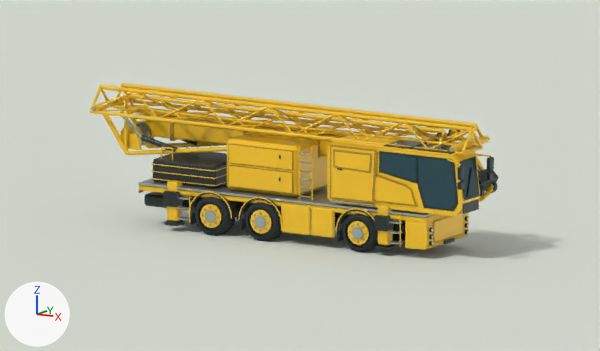
One commit to the Blender file models/cityboy.blend: the scene before it, then after it.
The view is the same before and after, from the file's camera 'Studio_camera'. Every picture has the same lights, and +X, +Y and +Z are marked at lower left. The picture after the commit comes second.

In view in the first picture: 'CityBoy_Transport/dark', 'CityBoy_Transport/edge', 'CityBoy_Transport/glass', 'CityBoy_Transport/paint', 'CityBoy_Transport/rubber', 'CityBoy_Transport/steel', 'Studio_floor' and 2 more.
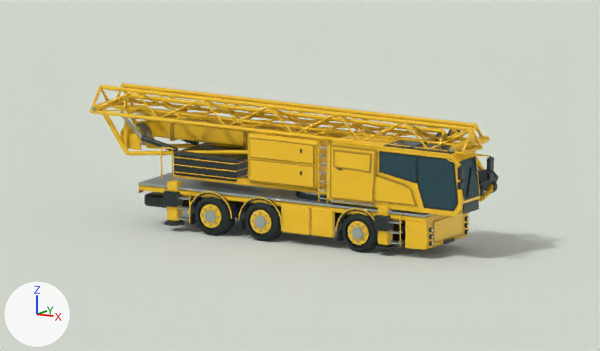
Edits to the bpy script that builds the scene:
```text
Change me_cityboy_transport_dark:
    used by ob_cityboy_transport_dark; parent = ob_cityboy_transport; location = (0.0, 0.0, 0.0)
    remove me_cityboy_transport_dark.from_pydata(...)  # 2854 vertices, 1316 faces; spans x -5.79..6.46, y -1.61..1.39, z 0.34..3.74
    add me_cityboy_transport_dark.from_pydata(...)  # 2926 vertices, 1394 faces; spans x -5.79..6.46, y -1.61..1.39, z 0.34..3.74
    me_cityboy_transport_dark part 1: the loose piece of 64 vertices spanning x 2.71..4.39, y -0.84..0.84, z 1.5..1.72 is scaled about its middle by (1.12, 1.12, 0.727), then moved by (-2.6, 0.0, -0.02)
    me_cityboy_transport_dark part 2: the loose piece of 24 vertices spanning x -4.49..-2.35, y -0.95..0.95, z 1.52..2.2 is moved by (0.72, 0.0, 0.28)
    other edits to the shape of me_cityboy_transport_dark do not show in these pictures
Change me_cityboy_transport_paint:
    used by ob_cityboy_transport_paint; parent = ob_cityboy_transport; location = (0.0, 0.0, 0.0)
    remove me_cityboy_transport_paint.from_pydata(...)  # 9116 vertices, 3370 faces; spans x -6.64..6.41, y -1.5..1.31, z 0.41..4.12
    add me_cityboy_transport_paint.from_pydata(...)  # 9268 vertices, 3420 faces; spans x -6.64..6.41, y -1.5..1.31, z 0.41..4.12
    me_cityboy_transport_paint part 3: the loose piece of 24 vertices spanning x -1.96..0.52, y -1.01..1.01, z 1.55..3.07 is moved by (0.72, 0.0, 0.25)
    me_cityboy_transport_paint part 4: the loose piece of 24 vertices spanning x -1.79..0.35, y -1.06..-1.03, z 2.38..2.91 is moved by (0.72, 0.0, 0.25)
    me_cityboy_transport_paint part 5: the loose piece of 24 vertices spanning x -1.79..0.35, y -1.06..-1.03, z 1.68..2.28 is moved by (0.72, 0.0, 0.25)
    me_cityboy_transport_paint part 6: the loose piece of 16 vertices spanning x 1.03..1.08, y -1.1..-1.05, z 1.52..3.13 is scaled about its middle by (1, 1, 1.16), then moved by (0.23, 0.0, 0.12)
    me_cityboy_transport_paint part 7: the loose piece of 16 vertices spanning x 0.61..0.65, y -1.1..-1.05, z 1.52..3.13 is scaled about its middle by (1, 1, 1.16), then moved by (0.95, 0.0, 0.12)
    me_cityboy_transport_paint part 8: the loose piece of 8 vertices spanning x -4.51..-2.34, y -0.98..0.98, z 1.83..1.85 is moved by (0.72, 0.0, 0.06)
    me_cityboy_transport_paint part 9: the loose piece of 8 vertices spanning x -4.51..-2.34, y -0.98..0.98, z 2.05..2.07 is moved by (0.72, 0.0, 0.06)
    me_cityboy_transport_paint part 10: the loose piece of 8 vertices spanning x -4.51..-2.34, y -0.98..0.98, z 1.61..1.63 is moved by (0.72, 0.0, 0.72)
    me_cityboy_transport_paint part 11: 16 vertices moved from x -2.08..-2.06, y -0.68..0.68, z 2.63..2.75 to x -1.17..-1.15, y -0.68..0.68, z 2.63..2.75
    me_cityboy_transport_paint part 12: 24 vertices added at x -3.8..3.97, y -0.87..0.87, z 1.72..2.03
    other edits to the shape of me_cityboy_transport_paint do not show in these pictures
Change me_cityboy_transport_edge:
    where me_cityboy_transport_edge.from_pydata(...)  # 272 vertices, 274 faces; spans x -4.56..5.07, y -1.25..1.04, z 0.62..3.3
    used by ob_cityboy_transport_edge; parent = ob_cityboy_transport; location = (0.0, 0.0, 0.0)
    me_cityboy_transport_edge part 13: the loose piece of 24 vertices spanning x -1.83..0.39, y -1.04..-1.01, z 2.36..2.94 is moved by (0.72, 0.0, 0.25)
    me_cityboy_transport_edge part 14: the loose piece of 24 vertices spanning x -1.83..0.39, y -1.04..-1.01, z 1.65..2.31 is moved by (0.72, 0.0, 0.25)
```

Pixel boxes [x1, y1, x2, y2] of what changed, in the pictures (600 x 351 px; the box of a moved part takes in the faces that stretch with it):
part 1 of me_cityboy_transport_dark, moved or reshaped (not visible before): after [296, 191, 330, 201]
part 2 of me_cityboy_transport_dark, moved or reshaped: before [153, 152, 227, 189]; after [174, 143, 248, 182]
part 3 of me_cityboy_transport_paint, moved or reshaped: before [227, 132, 327, 197]; after [248, 123, 350, 191]
part 4 of me_cityboy_transport_paint, moved or reshaped: before [229, 145, 292, 170]; after [250, 139, 313, 164]
part 5 of me_cityboy_transport_paint, moved or reshaped: before [229, 166, 292, 193]; after [250, 160, 313, 187]
part 6 of me_cityboy_transport_paint, moved or reshaped: before [311, 147, 313, 201]; after [318, 140, 320, 202]
part 7 of me_cityboy_transport_paint, moved or reshaped (not visible afterwards): before [299, 146, 300, 200]
part 8 of me_cityboy_transport_paint, moved or reshaped: before [151, 170, 227, 179]; after [172, 171, 248, 179]
part 9 of me_cityboy_transport_paint, moved or reshaped: before [151, 163, 227, 172]; after [172, 163, 248, 172]
part 10 of me_cityboy_transport_paint, moved or reshaped: before [151, 178, 227, 186]; after [172, 156, 248, 165]
part 11 of me_cityboy_transport_paint, moved or reshaped: before [127, 142, 227, 155]; after [126, 144, 248, 156]
part 12 of me_cityboy_transport_paint, added: after [174, 174, 327, 195]
part 13 of me_cityboy_transport_edge, moved or reshaped: before [228, 144, 294, 171]; after [249, 138, 315, 165]
part 14 of me_cityboy_transport_edge, moved or reshaped: before [228, 165, 294, 194]; after [249, 159, 315, 188]
